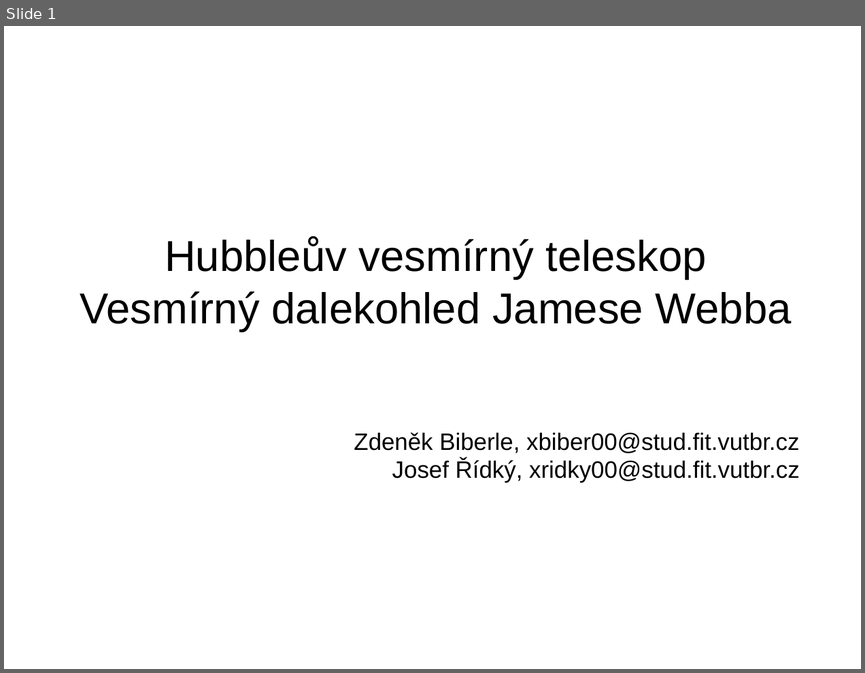
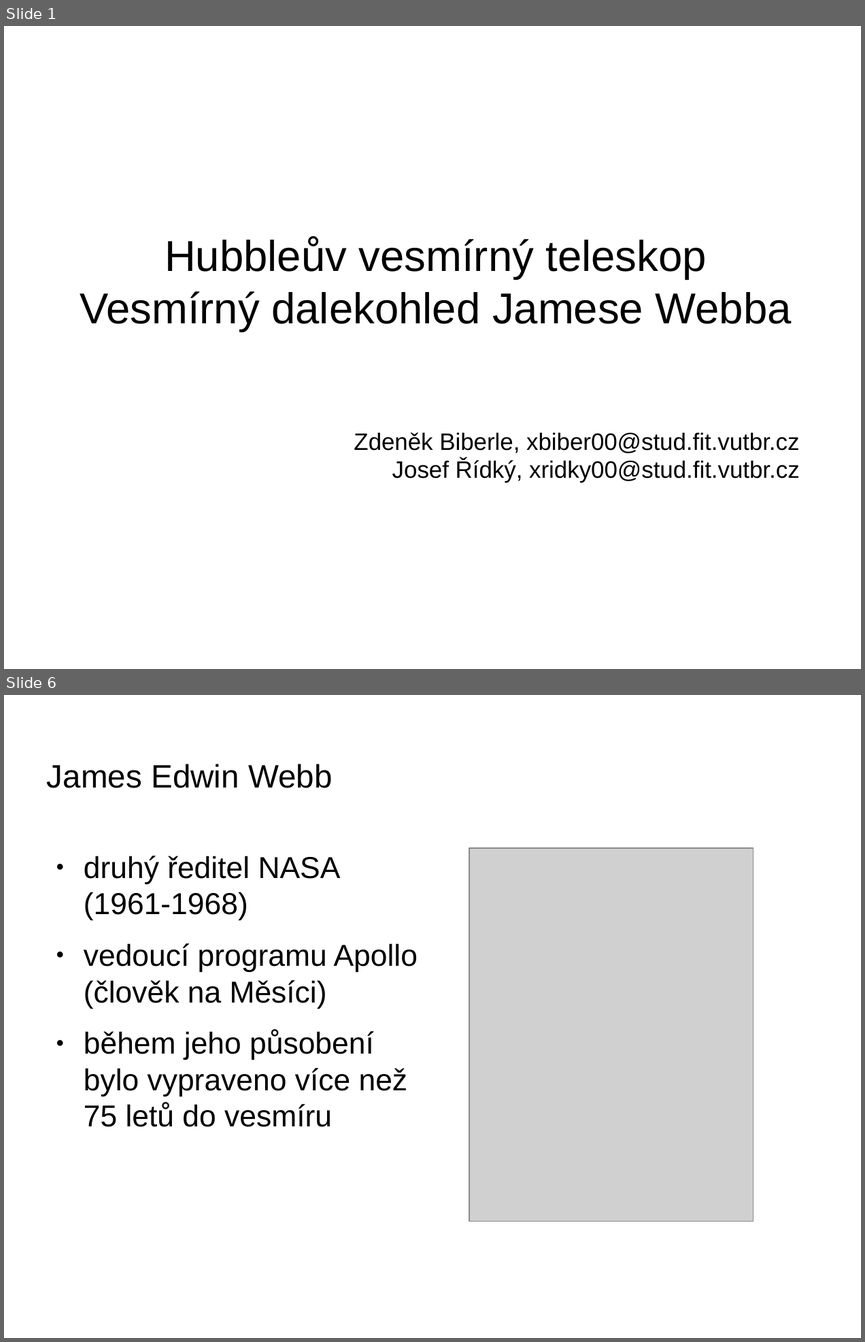
Before and after one commit to fast4shoot/FYO2015, a slide deck: slides/slides.odp. Shown one above the other, each under a label of ours: slide 1 before the commit, slides 1 and 6 after it; the slides between them are not shown. The pictures are 865x673 and 865x1342 pixels, drawn with LibreOffice and Linux fonts; fonts in the diff are those of the drawing; grey boxes stand for pictures; background and template pictures are left out. Boxes give left, top, right and bottom in pixels: in the first picture for what was removed or moved away, otherwise in the second. Text is boxed around its words. In the diff, an @@ line names an element or a change of style, - is before the commit and + after.

```diff
--- a/slides/slides.odp
+++ b/slides/slides.odp
@@ slide 6 added at bbox=[4, 695, 861, 1338], background picture (left out) @@
@@ title added at bbox=[47, 764, 332, 788], 30 pt, text #000000 @@
+James Edwin Webb
@@ text added at bbox=[84, 855, 417, 1127], 28 pt, text #000000 @@
+● druhý ředitel NASA (1961-1968)
+● vedoucí programu Apollo (člověk na Měsíci)
+● během jeho působení bylo vypraveno více než 75 letů do vesmíru
@@ picture added at bbox=[469, 848, 753, 1221] @@
```
Also in this commit, not shown: 1 slide changed, 9 other slides added, 3 other files.
